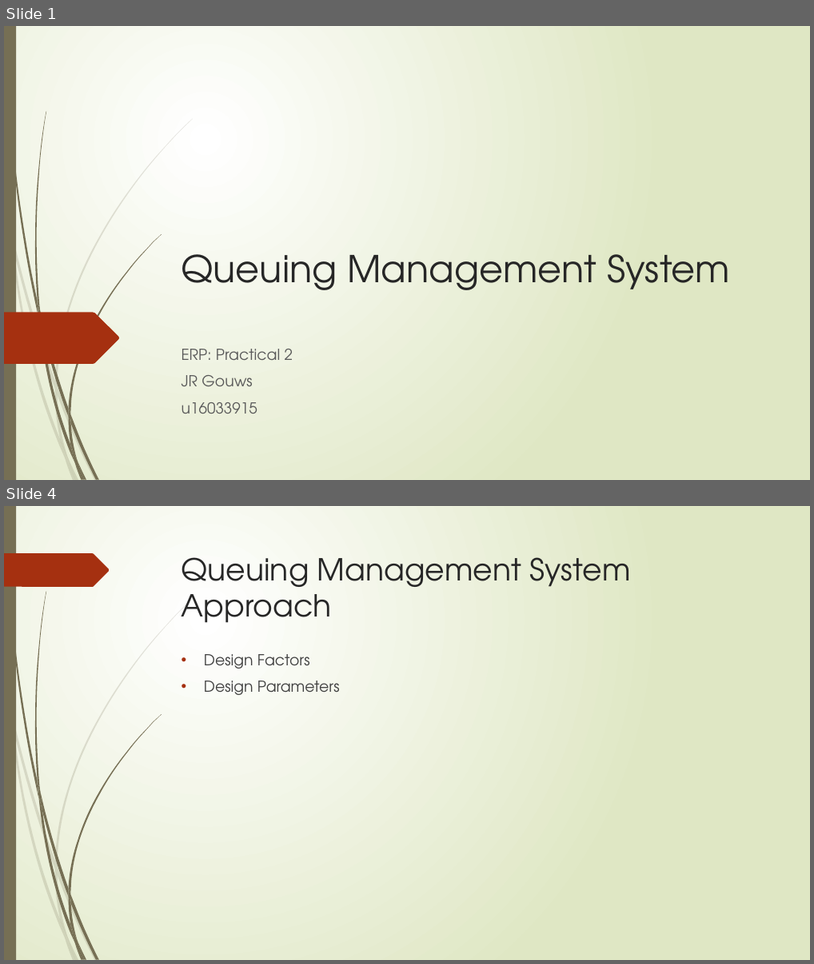
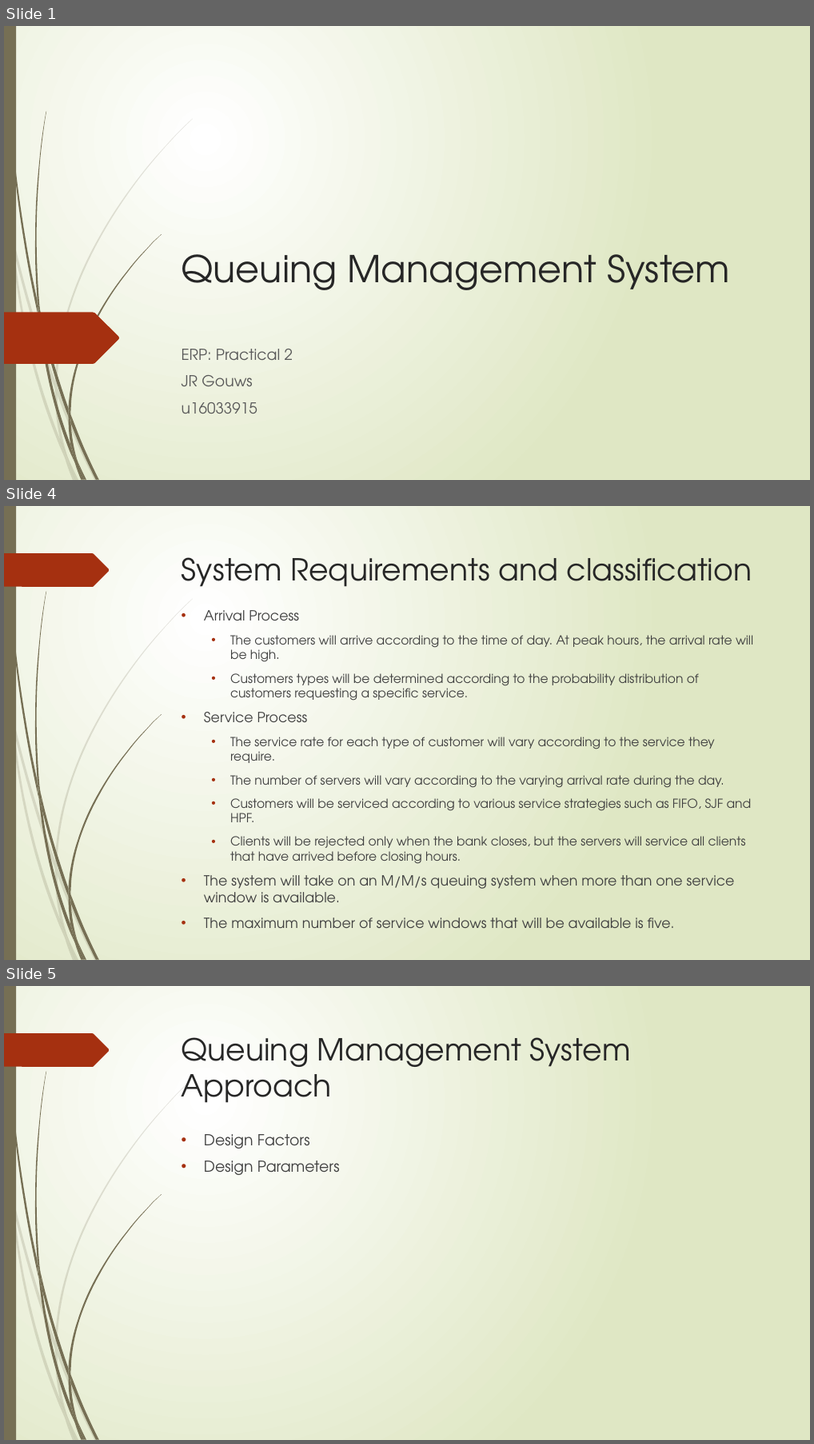
Before and after one commit to jrgouws/Research-Project, a slide deck: Prac2/Part 2/Presentation.pptx. Shown one above the other, each under a label of ours: slides 1 and 4 before the commit, slides 1, 4 and 5 after it; the slides between them are not shown. The pictures are 814x964 and 814x1444 pixels, drawn with LibreOffice and Linux fonts; fonts in the diff are those of the drawing. Boxes give left, top, right and bottom in pixels: in the first picture for what was removed or moved away, otherwise in the second. Text is boxed around its words. In the diff, an @@ line names an element or a change of style, - is before the commit and + after.

```diff
--- a/Prac2/Part 2/Presentation.pptx
+++ b/Prac2/Part 2/Presentation.pptx
@@ slide 4 added at [4, 506, 810, 960], background gradient #FFFFFF to #DFE8C4; not listed: 24 template elements that a slide beside it also shows @@
@@ title added at [182, 557, 753, 587], 36 pt, text #262626 @@
+System Requirements and classification
@@ text added at [204, 610, 754, 902], 14.8 pt, text #404040 @@
+• Arrival Process
+  • The customers will arrive according to the time of day. At peak hours, the arrival rate will be high.
+  • Customers types will be determined according to the probability distribution of customers requesting a specific service.
+• Service Process
+  • The service rate for each type of customer will vary according to the service they require.
+  • The number of servers will vary according to the varying arrival rate during the day.
+  • Customers will be serviced according to various service strategies such as FIFO, SJF and HPF.
+  • Clients will be rejected only when the bank closes, but the servers will service all clients that have arrived before closing hours.
+• The system will take on an M/M/s queuing system when more than one service window is available.
+• The maximum number of service windows that will be available is five.
@@ what was slide 4 is now slide 5 @@
```
Also in this commit, not shown: 3 slides changed, 4 other slides added, 3 slides removed, 3 other files.
